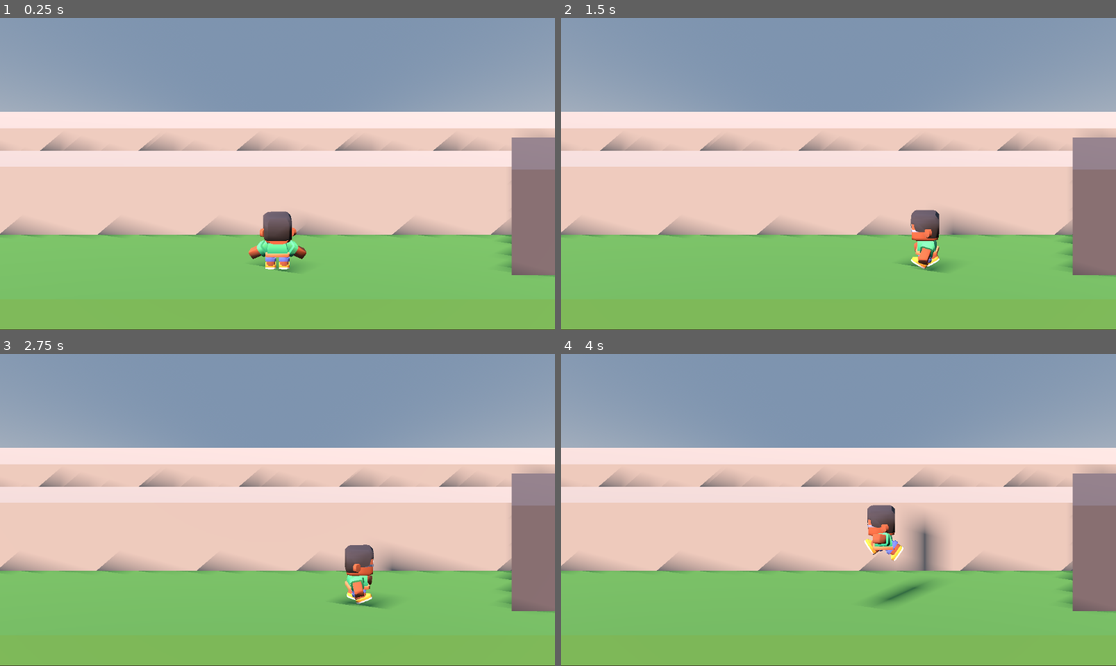
Above: before the commit, frames 1-4 (two rows, left to right).
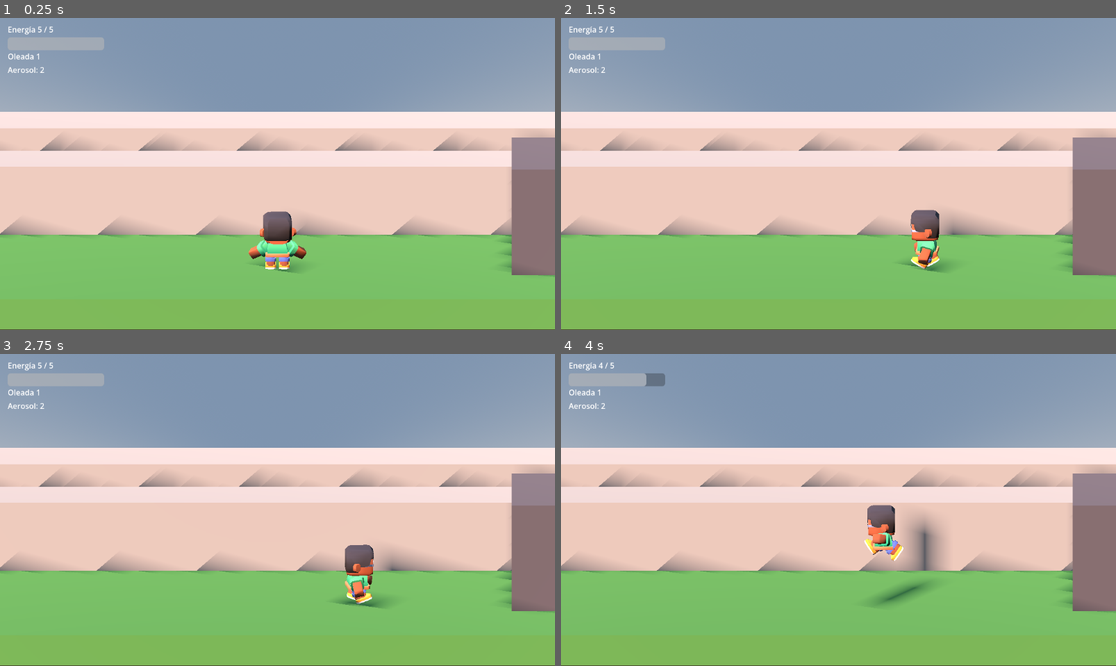
Above: after the commit, the same moments.

Repository: allan-gomez-creator/Barrasbalas
Game: Godot game, scene res://prueba_arbitro.tscn
The game is run twice, just before and just after one commit, with the same random seed, the same clock (stepped at 60 frames per second) and the same inputs. This scene is started directly instead of the project's main scene.
Inputs (mouse positions are in pixels of both pictures, inside the frame that each line leads up to):
- Up to frame 1 (0.25 s): no input
- Up to frame 2 (1.5 s): tap Enter at 0.5 s; move the mouse to (960, 158) at 0.52 s; hold D (move_right) 0.53-1.28 s; click (960, 158) at 0.6 s; tap Space (saltar) at 0.77 s; move the mouse to (727, 189) at 1.27 s; hold A (move_left) from 1.28 s (still down); tap R (hacer_ruido) at 1.35 s
- Up to frame 3 (2.75 s): tap Space (saltar) at 1.52 s; move the mouse to (333, 441) at 2.02 s; release A (move_left) at 2.03 s; hold D (move_right) from 2.03 s (still down); tap E (interactuar) at 2.1 s
- Up to frame 4 (4 s): move the mouse to (810, 572) at 2.77 s; release D (move_right) at 2.78 s; hold W (move_up) 2.78-3.53 s; tap Q (rodar) at 2.85 s; tap Space (saltar) at 3.02, 3.77 s; move the mouse to (1005, 556) at 3.52 s; hold A (move_left) from 3.53 s (still down); tap T at 3.6 s

The runs differ from the first frame. In frame 1, 0.9% of the frame differs, in the area x 1-19%, y 2-18%; in frame 2, 0.9%; in frame 3, 0.9%; in frame 4, 0.9%.

Commit message:
Avance 3 - HUD y derrota

Diff:
--- /dev/null
+++ b/hud.gd
@@ -0,0 +1,75 @@
+extends CanvasLayer
+# Avance 3 - Juan Manuel: HUD y derrota.
+@export var oleadas: Node
+
+var arbitro = null
+var tiempo_muerto_restante = 0.0
+var perdio = false
+
+func _ready():
+	process_mode = Node.PROCESS_MODE_ALWAYS
+	$Derrota.visible = false
+	$Pausa.visible = false
+	$TiempoMuerto.visible = false
+	$Derrota/Reiniciar.pressed.connect(reiniciar)
+	await get_tree().process_frame
+	conectar()
+
+func conectar():
+	arbitro = get_tree().get_first_node_in_group("arbitro")
+	if arbitro:
+		arbitro.energia_cambio.connect(mostrar_energia)
+		arbitro.murio.connect(perder)
+		$EnergiaBarra.max_value = arbitro.energia_max
+		mostrar_energia(arbitro.energia)
+		var aerosol = arbitro.get_node_or_null("Aerosol")
+		if aerosol:
+			aerosol.usos_cambio.connect(mostrar_aerosol)
+			mostrar_aerosol(aerosol.usos)
+	if oleadas == null:
+		oleadas = get_tree().current_scene.find_child("Oleadas", true, false)
+	if oleadas:
+		oleadas.oleada_empieza.connect(mostrar_oleada)
+		oleadas.tiempo_muerto.connect(empezar_tiempo_muerto)
+		mostrar_oleada(oleadas.oleada)
+
+func mostrar_energia(valor):
+	$EnergiaBarra.value = valor
+	$Energia.text = "Energía %d / %d" % [valor, arbitro.energia_max]
+
+func mostrar_oleada(n):
+	$Oleada.text = "Oleada %d" % n
+
+func mostrar_aerosol(usos):
+	$Aerosol.text = "Aerosol: %d" % usos
+
+func empezar_tiempo_muerto(segundos):
+	tiempo_muerto_restante = segundos
+	$TiempoMuerto.visible = true
+
+func _process(delta):
+	if get_tree().paused or tiempo_muerto_restante <= 0.0:
+		return
+	tiempo_muerto_restante -= delta
+	$TiempoMuerto.text = "Tiempo muerto: %d" % ceil(tiempo_muerto_restante)
+	if tiempo_muerto_restante <= 0.0:
+		$TiempoMuerto.visible = false
+
+func perder():
+	perdio = true
+	get_tree().paused = true
+	$Pausa.visible = false
+	$Derrota.visible = true
+
+func reiniciar():
+	get_tree().paused = false
+	get_tree().reload_current_scene()
+
+func _unhandled_input(event):
+	if perdio:
+		if event is InputEventKey and event.pressed and not event.echo and event.keycode == KEY_R:
+			reiniciar()
+		return
+	if InputMap.has_action("pausa") and event.is_action_pressed("pausa"):
+		get_tree().paused = not get_tree().paused
+		$Pausa.visible = get_tree().paused
--- /dev/null
+++ b/hud.tscn
@@ -0,0 +1,101 @@
+[gd_scene format=3 uid="uid://cjapsr6p0y63n"]
+
+[ext_resource type="Script" uid="uid://cog857osrpcp7" path="res://hud.gd" id="1_37p78"]
+
+[node name="HUD" type="CanvasLayer" unique_id=337991057]
+script = ExtResource("1_37p78")
+
+[node name="Energia" type="Label" parent="." unique_id=1115155808]
+offset_left = 16.0
+offset_top = 12.0
+offset_right = 103.0
+offset_bottom = 35.0
+text = "Energia 5/5"
+
+[node name="EnergiaBarra" type="ProgressBar" parent="." unique_id=1817963036]
+offset_left = 16.0
+offset_top = 40.0
+offset_right = 216.0
+offset_bottom = 67.0
+max_value = 5.0
+step = 1.0
+show_percentage = false
+
+[node name="Oleada" type="Label" parent="." unique_id=1722096612]
+offset_left = 16.0
+offset_top = 68.0
+offset_right = 85.0
+offset_bottom = 91.0
+text = "Oleada 1"
+
+[node name="Aerosol" type="Label" parent="." unique_id=590561881]
+offset_left = 16.0
+offset_top = 96.0
+offset_right = 93.0
+offset_bottom = 119.0
+text = "Aerosol: 2"
+
+[node name="TiempoMuerto" type="Label" parent="." unique_id=1541530752]
+anchors_preset = 5
+anchor_left = 0.5
+anchor_right = 0.5
+offset_left = -73.5
+offset_right = 73.5
+offset_bottom = 23.0
+grow_horizontal = 2
+text = "Tiempo muerto: 10"
+horizontal_alignment = 1
+
+[node name="Pausa" type="Label" parent="." unique_id=233156012]
+anchors_preset = 8
+anchor_left = 0.5
+anchor_top = 0.5
+anchor_right = 0.5
+anchor_bottom = 0.5
+offset_left = -23.5
+offset_top = -13.5
+offset_right = 23.5
+offset_bottom = 13.5
+grow_horizontal = 2
+grow_vertical = 2
+text = "Pausa"
+horizontal_alignment = 1
+
+[node name="Derrota" type="ColorRect" parent="." unique_id=896544750]
+anchors_preset = 15
+anchor_right = 1.0
+anchor_bottom = 1.0
+grow_horizontal = 2
+grow_vertical = 2
+color = Color(0, 0, 0, 0.6)
+
+[node name="Mensaje" type="Label" parent="Derrota" unique_id=1342271375]
+layout_mode = 1
+anchors_preset = 8
+anchor_left = 0.5
+anchor_top = 0.5
+anchor_right = 0.5
+anchor_bottom = 0.5
+offset_left = -69.0
+offset_top = 18.5
+offset_right = 69.0
+offset_bottom = 41.5
+grow_horizontal = 2
+grow_vertical = 2
+text = "Te han atrapado
+Presiona R para reiniciar"
+
+[node name="Reiniciar" type="Button" parent="Derrota" unique_id=1057987931]
+layout_mode = 1
+anchors_preset = 8
+anchor_left = 0.5
+anchor_top = 0.5
+anchor_right = 0.5
+anchor_bottom = 0.5
+offset_left = -50.0
+offset_top = -364.0
+offset_right = 130.0
+offset_bottom = -332.0
+grow_horizontal = 2
+grow_vertical = 2
+text = "Reiniciar (R)"
--- a/prueba_arbitro.tscn
+++ b/prueba_arbitro.tscn
@@ -2,6 +2,7 @@
 
 [ext_resource type="Script" uid="uid://c1xtfml70clwf" path="res://sistema_sol.gd" id="3_k76gx"]
 [ext_resource type="PackedScene" uid="uid://cksl1ukcmch7p" path="res://arbitro.tscn" id="3_pi376"]
+[ext_resource type="PackedScene" uid="uid://cjapsr6p0y63n" path="res://hud.tscn" id="4_4hjmf"]
 [ext_resource type="Script" uid="uid://c5y3m4ljpv2bu" path="res://ciclo_dia.gd" id="4_hql4h"]
 
 [sub_resource type="ProceduralSkyMaterial" id="ProceduralSkyMaterial_qk3cq"]
@@ -105,3 +106,6 @@
 script = ExtResource("4_hql4h")
 
 [node name="Arbitro" parent="." unique_id=613690728 instance=ExtResource("3_pi376")]
+probar_con_t = true
+
+[node name="HUD" parent="." unique_id=337991057 instance=ExtResource("4_4hjmf")]
Not shown, added: hud.gd.uid
